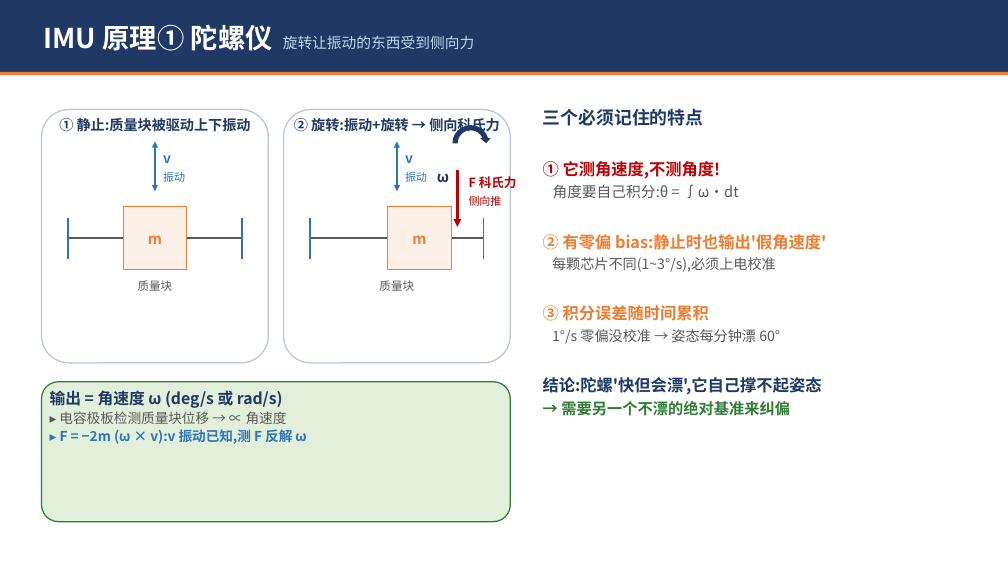
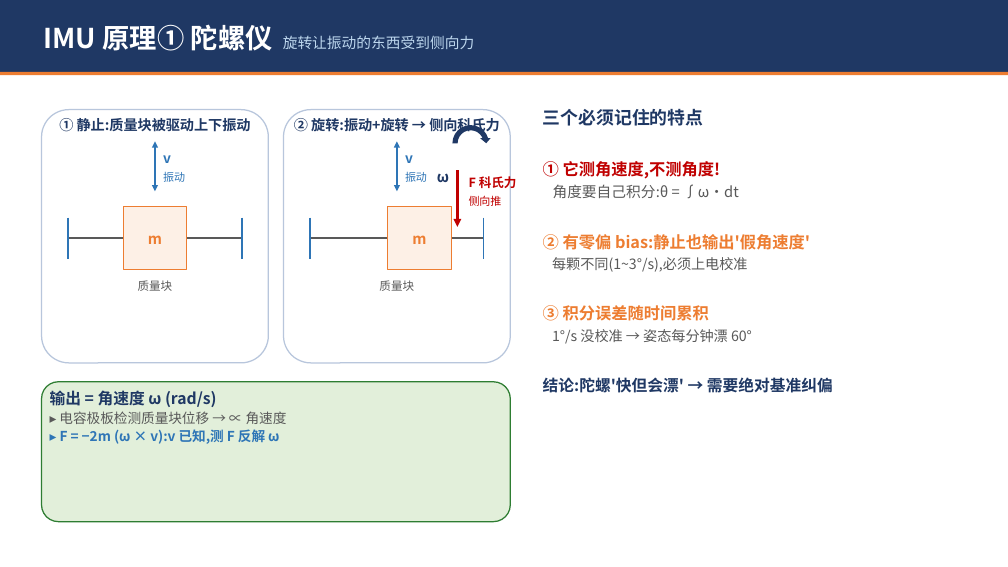
Before and after one commit to xiexiaoan147-cyber/STM32F4_Drone, a slide deck: slide 5 of Docs/四轴飞控原理分享.pptx (slide 3 before the commit). Drawn at 1008x567 pixels with LibreOffice and Linux fonts; fonts in the diff are those of the drawing. Boxes give left, top, right and bottom in pixels: in the first picture for what was removed or moved away, otherwise in the second. Text is boxed around its words. In the diff, an @@ line names an element or a change of style, - is before the commit and + after.

```diff
--- a/Docs/四轴飞控原理分享.pptx
+++ b/Docs/四轴飞控原理分享.pptx
@@ text at box(543, 234, 810, 272): text changed @@
-② 有零偏 bias:静止时也输出'假角速度'
-每颗芯片不同(1~3°/s),必须上电校准
+② 有零偏 bias:静止也输出'假角速度'
+每颗不同(1~3°/s),必须上电校准
@@ text at box(543, 329, 833, 393): text changed; size 15.5 to 15 pt @@
-1°/s 零偏没校准 → 姿态每分钟漂 60°
-结论:陀螺'快但会漂',它自己撑不起姿态
-→ 需要另一个不漂的绝对基准来纠偏
+1°/s 没校准 → 姿态每分钟漂 60°
+结论:陀螺'快但会漂' → 需要绝对基准纠偏
@@ text in rounded rectangle at box(50, 390, 217, 407): text changed @@
-输出 = 角速度 ω (deg/s 或 rad/s)
+输出 = 角速度 ω (rad/s)
@@ text in rounded rectangle at box(60, 429, 279, 444): text changed @@
-▸ F = −2m (ω × v):v 振动已知,测 F 反解 ω
+▸ F = −2m (ω × v):v 已知,测 F 反解 ω
```
Also in this commit, not shown: 18 other slides changed, 4 slides added.
